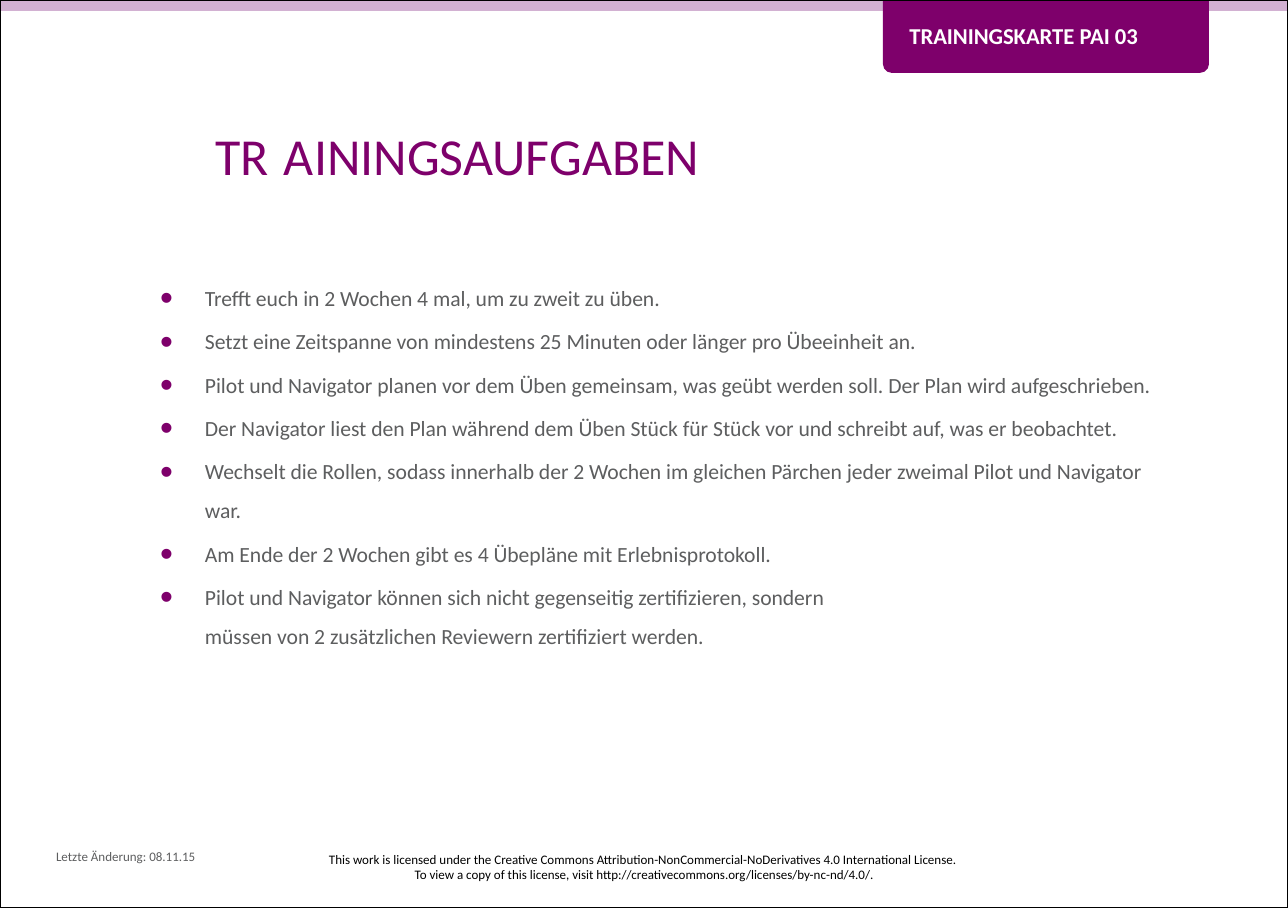
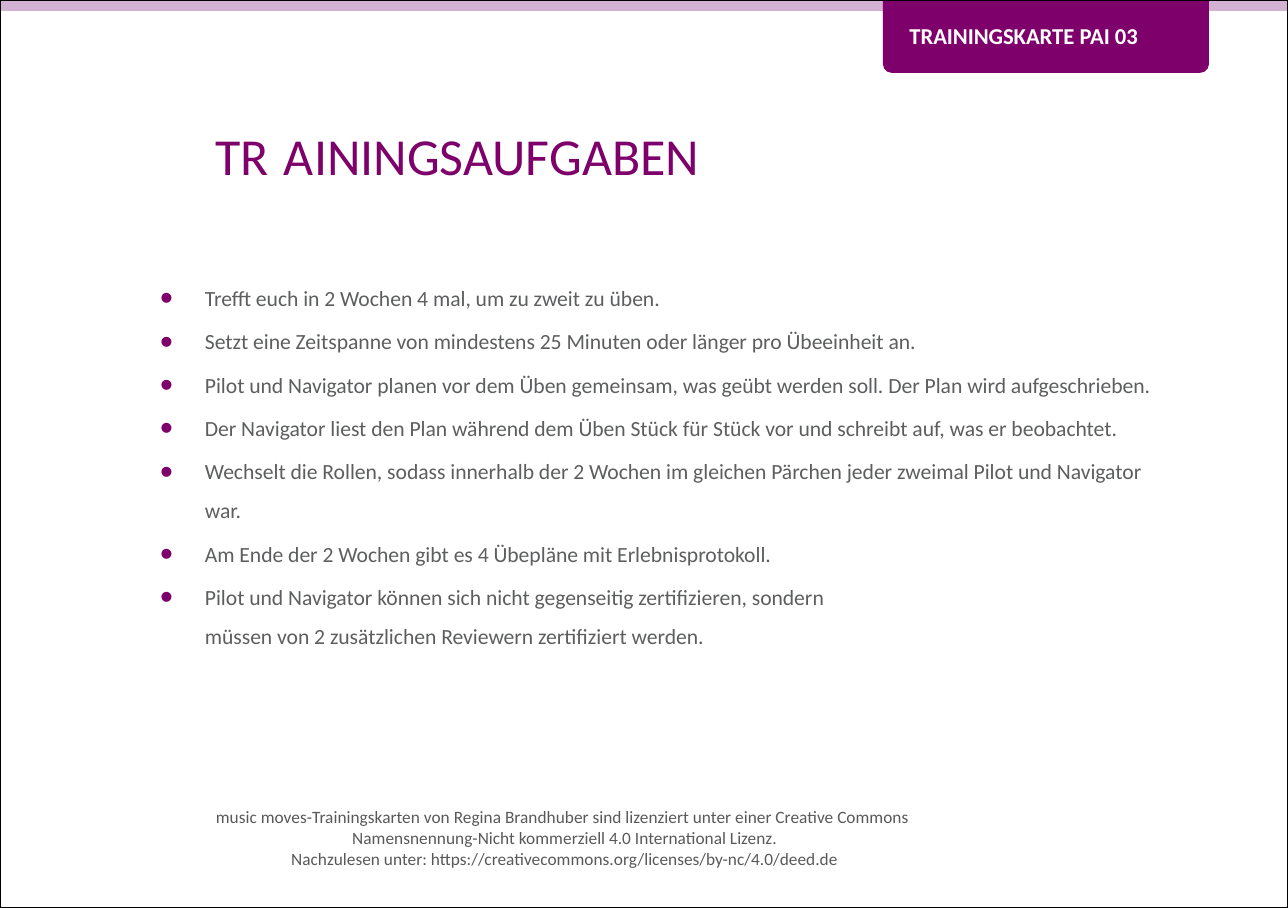
Before and after one commit to Teamtool/training-materials, a slide deck: slide 2 of training-cards/music moves/Pairing (PAI)/ger/apprentice/ger_PAI_03_Zusammen_planen_MM_A.pptx. Drawn at 1288x908 pixels with LibreOffice and Linux fonts; fonts in the diff are those of the drawing; background and template pictures are left out. Boxes give left, top, right and bottom in pixels: in the first picture for what was removed or moved away, otherwise in the second. Text is boxed around its words. In the diff, an @@ line names an element or a change of style, - is before the commit and + after.

Commit message:
PAI 1, 2, 3, neue Lizenzen eingepflegt

```diff
--- a/training-cards/music moves/Pairing (PAI)/ger/apprentice/ger_PAI_03_Zusammen_planen_MM_A.pptx
+++ b/training-cards/music moves/Pairing (PAI)/ger/apprentice/ger_PAI_03_Zusammen_planen_MM_A.pptx
@@ text at (x1=216, y1=811, x2=908, y2=868): text changed; size 6 to 8 pt; text colour #000000 to #595959 @@
-This work is licensed under the Creative Commons Attribution-NonCommercial-NoDerivatives 4.0 International License.
-To view a copy of this license, visit http://creativecommons.org/licenses/by-nc-nd/4.0/.
+music moves-Trainingskarten von Regina Brandhuber sind lizenziert unter einer Creative Commons
+Namensnennung-Nicht kommerziell 4.0 International Lizenz.
+Nachzulesen unter: https://creativecommons.org/licenses/by-nc/4.0/deed.de
@@ text removed at (x1=56, y1=850, x2=195, y2=863) @@
-Letzte Änderung: 08.11.15
```
Also in this commit, not shown: 5 other files.
